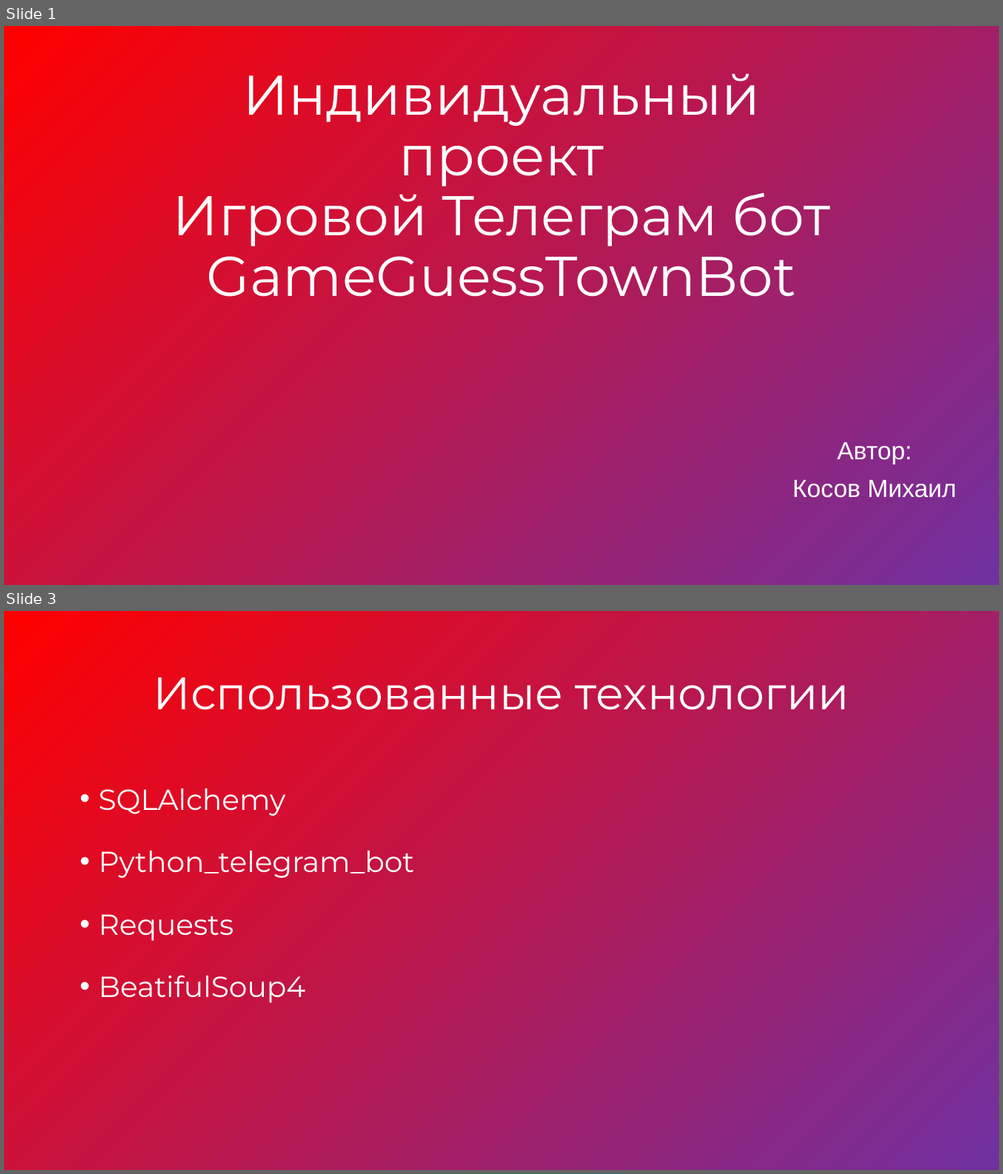
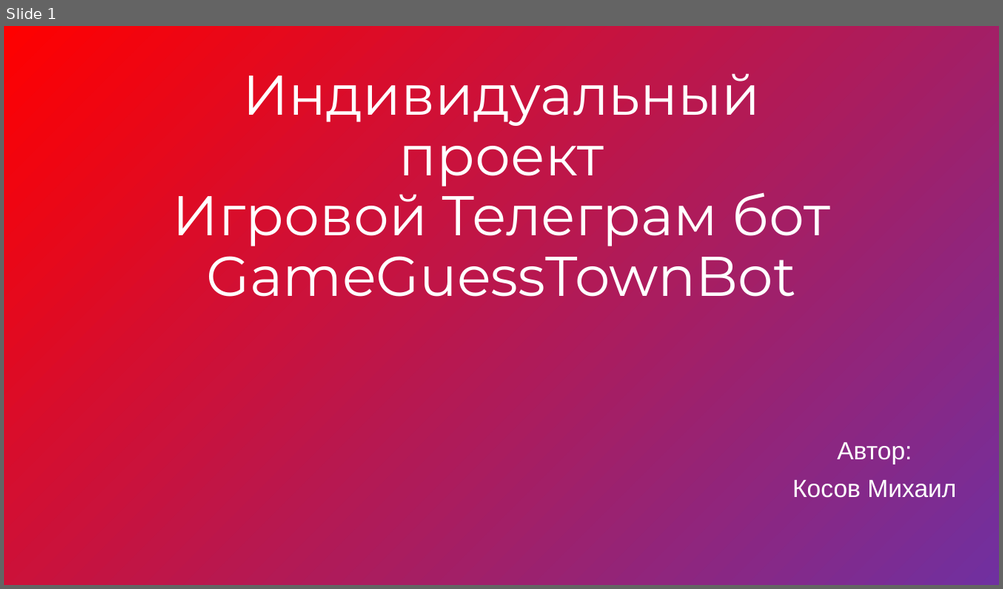
Before and after one commit to TaH4ukHero/IndividualProject, a slide deck: Abt Project/Преза инвид проект.pptx. Shown one above the other, each under a label of ours: slides 1 and 3 before the commit, slide 1 after it; the slides between them are not shown. The pictures are 1003x1174 and 1003x589 pixels, drawn with LibreOffice and Linux fonts; fonts in the diff are those of the drawing. Boxes give left, top, right and bottom in pixels: in the first picture for what was removed or moved away, otherwise in the second. Text is boxed around its words. In the diff, an @@ line names an element or a change of style, - is before the commit and + after.

```diff
--- a/Abt Project/Преза инвид проект.pptx
+++ b/Abt Project/Преза инвид проект.pptx
@@ slide 3 removed at (4,611,999,1170), background gradient #FF0000 to #7030A0 @@
@@ title removed at (153,678,849,710) @@
-Использованные технологии
@@ text removed at (99,789,415,1003) @@
-• SQLAlchemy
-• Python_telegram_bot
-• Requests
-• BeatifulSoup4
```
Also in this commit, not shown: 5 slides added, 3 other slides removed, 4 other files.
